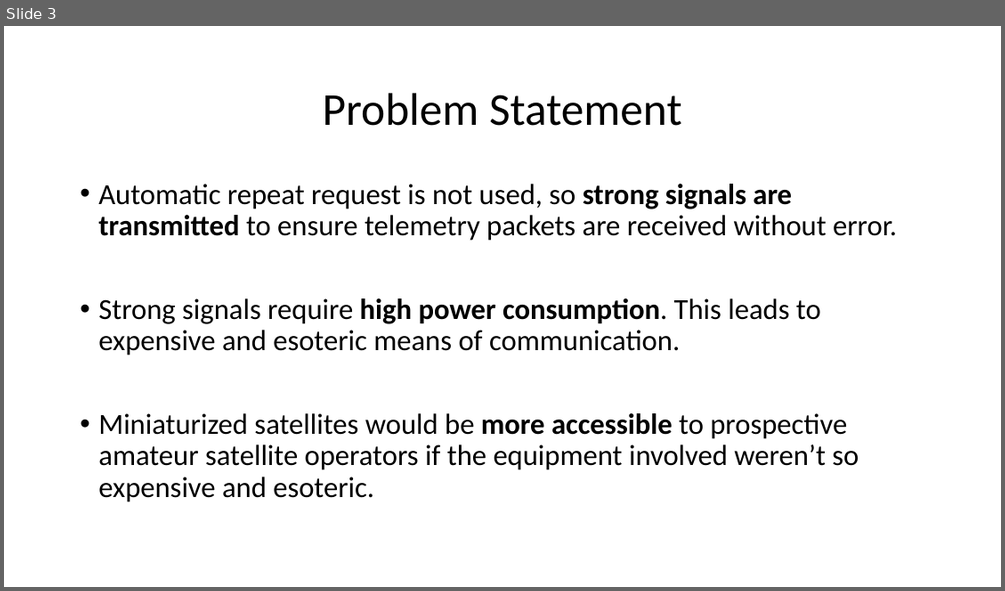
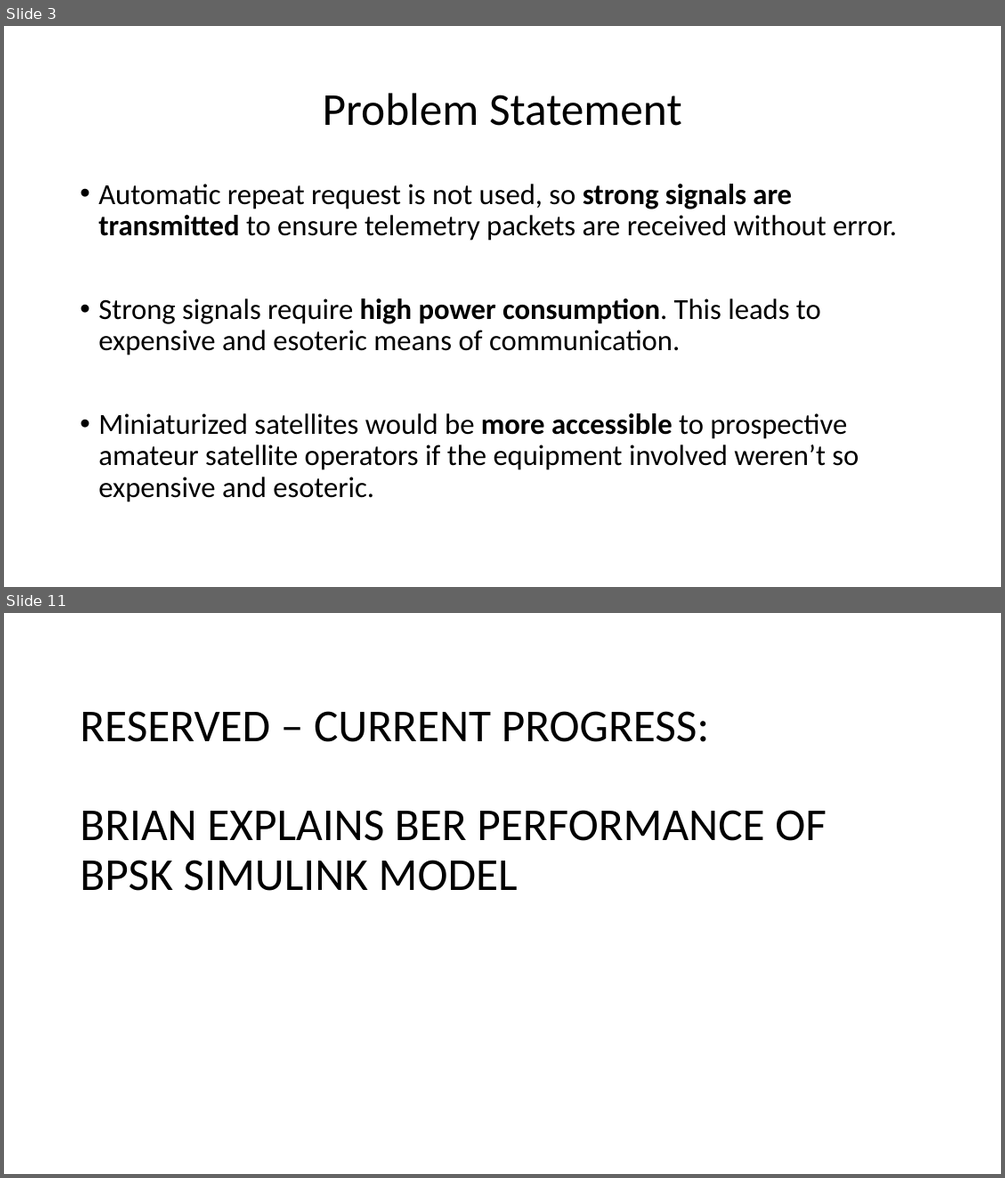
Before and after one commit to RadioInnovators/SD, a slide deck: Presentations/SD1/SD1_presentation.pptx. Shown one above the other, each under a label of ours: slide 3 before the commit, slides 3 and 11 after it; the slides between them are not shown. The pictures are 1005x591 and 1005x1178 pixels, drawn with LibreOffice and Linux fonts; fonts in the diff are those of the drawing. Boxes give left, top, right and bottom in pixels: in the first picture for what was removed or moved away, otherwise in the second. Text is boxed around its words. In the diff, an @@ line names an element or a change of style, - is before the commit and + after.

```diff
--- a/Presentations/SD1/SD1_presentation.pptx
+++ b/Presentations/SD1/SD1_presentation.pptx
@@ slide 11 added at bbox=[4, 613, 1001, 1174], background #FFFFFF @@
@@ title added at bbox=[80, 711, 826, 891], 44 pt, text #000000 @@
+RESERVED – CURRENT PROGRESS:
+BRIAN EXPLAINS BER PERFORMANCE OF BPSK SIMULINK MODEL
```
Also in this commit, not shown: 4 slides changed, 8 other slides added, 1 slide removed, 2 other files.
